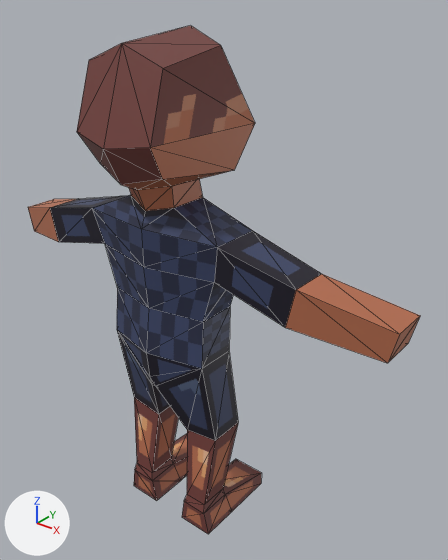
Before and after pictures for a commit that changed the glTF model assets/meshes/characters/player.glb.
The view is the same before and after, from a camera (50 mm lens) standing at (1.32, -1.339, 1.908) and looking at (0.107, 0.178, 0.967). Arrows for +X, +Y and +Z are at lower left; the lights stay in place. The older version comes first. Mesh edges are drawn as thin lines. Where no turn or scale is listed for an object, it has been applied to the vertices. Vertices at exactly the same position are counted once.

The scene before the commit, as lines of its bpy script (objects in view):
```python
me_cube_001 = bpy.data.meshes.new('Cube.001')
me_cube_001.from_pydata(...)  # 116 vertices, 228 faces; spans x -0.81..0.81, y -0.22..0.31, z -0.81..0.97
me_cube_001.materials.append(mat_material)  # picture img_skin_human
ob_character = bpy.data.objects.new('Character', me_cube_001)
ob_character.location = (0.0, 0.0, 0.809)
```
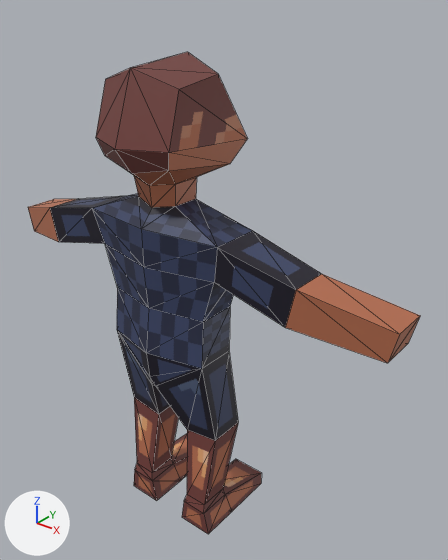
Where the newer file only moved an object's origin or applied its transform, the numbers keep the older frame.

What differs and where, as boxes [x1, y1, x2, y2] in the pictures (448 x 560 px; the box of a moved part takes in the faces that stretch with it):
'Character', reshaped: before [28, 26, 420, 534]; after [28, 52, 420, 534]
part 1 of me_cube_001, moved or reshaped: before [77, 26, 255, 247]; after [93, 52, 253, 247]

The change in detail:
me_cube_001 is used by ob_character; location (0.0, 0.0, 0.809).
me_cube_001 had 116 vertices, 228 faces and spanned x -0.81..0.81, y -0.22..0.31, z -0.81..0.97.
me_cube_001 now has 116 vertices, 228 faces and spans x -0.81..0.81, y -0.18..0.31, z -0.81..0.9.
Part 1, on me_cube_001:
Vertex 0 of me_cube_001 moves from (0.13, -0.13, 0.59) at pixel (162, 179) to (0.13, -0.1, 0.61) at pixel (168, 170).
Vertex 1 of me_cube_001 moves from (0.14, -0.12, 0.89) at pixel (162, 68) to (0.15, -0.07, 0.83) at pixel (178, 89).
Vertex 2 of me_cube_001 moves from (0.17, 0.16, 0.56) at pixel (234, 170) to (0.16, 0.14, 0.59) at pixel (230, 163).
Vertex 3 of me_cube_001 moves from (0.15, 0.11, 0.93) at pixel (220, 45) to (0.15, 0.1, 0.85) at pixel (218, 73).
Vertex 4 of me_cube_001 moves from (0.0, 0.2, 0.54) to (0.0, 0.18, 0.56).
Vertex 5 of me_cube_001 moves from (0.0, 0.15, 0.97) at pixel (190, 25) to (0.0, 0.14, 0.9) at pixel (187, 51).
Vertex 6 of me_cube_001 moves from (0.0, -0.17, 0.56) at pixel (120, 184) to (0.0, -0.12, 0.58) at pixel (131, 173).
Vertex 7 of me_cube_001 moves from (0.0, -0.13, 0.94) at pixel (121, 43) to (0.0, -0.1, 0.88) at pixel (130, 67).
Vertex 8 of me_cube_001 moves from (0.19, 0.23, 0.7) at pixel (255, 123) to (0.18, 0.2, 0.65) at pixel (247, 138).
Vertex 9 of me_cube_001 moves from (0.15, -0.19, 0.7) at pixel (150, 147) to (0.15, -0.12, 0.67) at pixel (168, 152).
Vertex 10 of me_cube_001 moves from (0.0, -0.22, 0.68) at pixel (103, 149) to (0.0, -0.18, 0.67) at pixel (114, 149).
Vertex 11 of me_cube_001 moves from (0.0, 0.31, 0.74) to (0.0, 0.27, 0.64).
Vertex 12 of me_cube_001 moves from (0.1, -0.06, 0.55) at pixel (171, 186) to (0.09, -0.03, 0.55) at pixel (175, 184).
Vertex 13 of me_cube_001 moves from (0.1, 0.06, 0.55) to (0.09, 0.06, 0.55) at pixel (196, 177).
Vertex 14 of me_cube_001 moves from (0.0, -0.1, 0.53) at pixel (137, 190) to (0.0, -0.05, 0.53) at pixel (149, 185).
Vertex 15 of me_cube_001 moves from (0.0, 0.12, 0.52) to (0.0, 0.11, 0.52).
Vertex 16 of me_cube_001 moves from (0.09, -0.04, 0.48) at pixel (173, 207) to (0.08, -0.03, 0.48) at pixel (175, 206).
Vertex 17 of me_cube_001 moves from (0.09, 0.09, 0.48) at pixel (202, 197) to (0.08, 0.07, 0.48) at pixel (195, 198).
Vertex 18 of me_cube_001 moves from (0.0, -0.08, 0.46) at pixel (145, 210) to (0.0, -0.05, 0.46) at pixel (151, 207).
Vertex 19 of me_cube_001 moves from (0.0, 0.13, 0.46) to (0.0, 0.1, 0.46).
Vertex 68 of me_cube_001 moves from (-0.13, -0.13, 0.59) at pixel (100, 163) to (-0.13, -0.1, 0.61) at pixel (104, 155).
Vertex 69 of me_cube_001 moves from (-0.14, -0.12, 0.89) at pixel (88, 60) to (-0.15, -0.07, 0.83) at pixel (105, 79).
Vertex 70 of me_cube_001 moves from (-0.17, 0.16, 0.56) to (-0.16, 0.14, 0.59).
Vertex 71 of me_cube_001 moves from (-0.15, 0.11, 0.93) to (-0.15, 0.1, 0.85) at pixel (142, 65).
Vertex 72 of me_cube_001 moves from (-0.19, 0.23, 0.7) to (-0.18, 0.2, 0.65).
Vertex 73 of me_cube_001 moves from (-0.15, -0.19, 0.7) at pixel (76, 131) to (-0.15, -0.12, 0.67) at pixel (95, 137).
Vertex 74 of me_cube_001 moves from (-0.1, -0.06, 0.55) to (-0.09, -0.03, 0.55) at pixel (133, 173).
Vertex 75 of me_cube_001 moves from (-0.1, 0.06, 0.55) to (-0.09, 0.06, 0.55).
Vertex 76 of me_cube_001 moves from (-0.09, -0.04, 0.48) at pixel (131, 195) to (-0.08, -0.03, 0.48) at pixel (138, 196).
Vertex 77 of me_cube_001 moves from (-0.09, 0.09, 0.48) to (-0.08, 0.07, 0.48).
